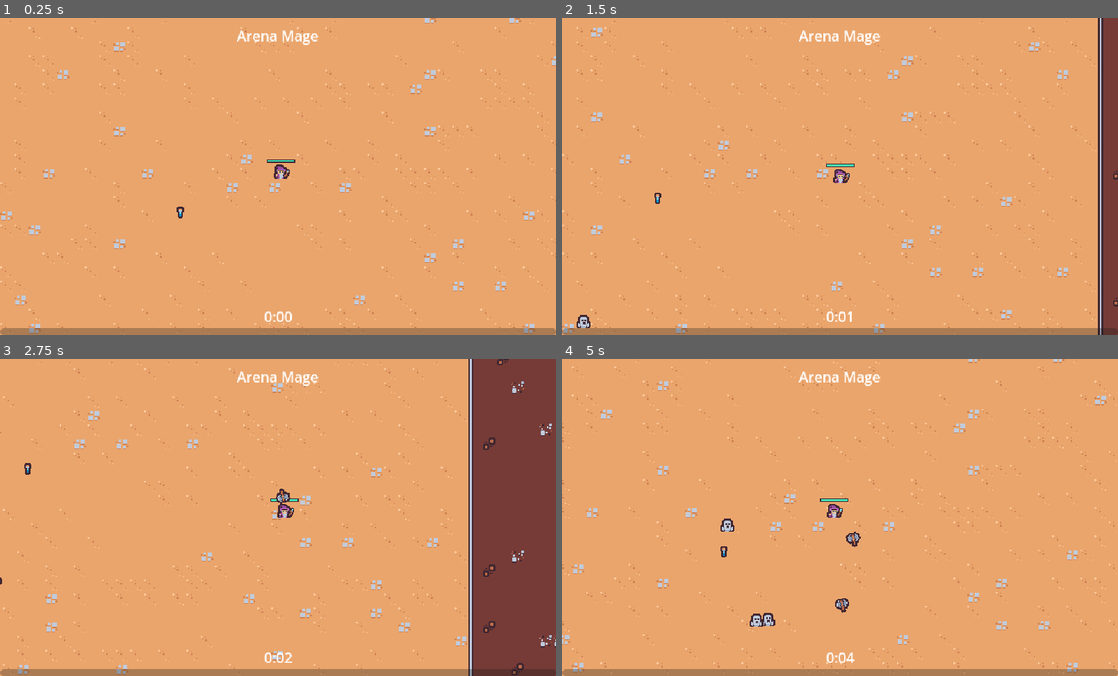
Above: before the commit, frames 1-4 (two rows, left to right).
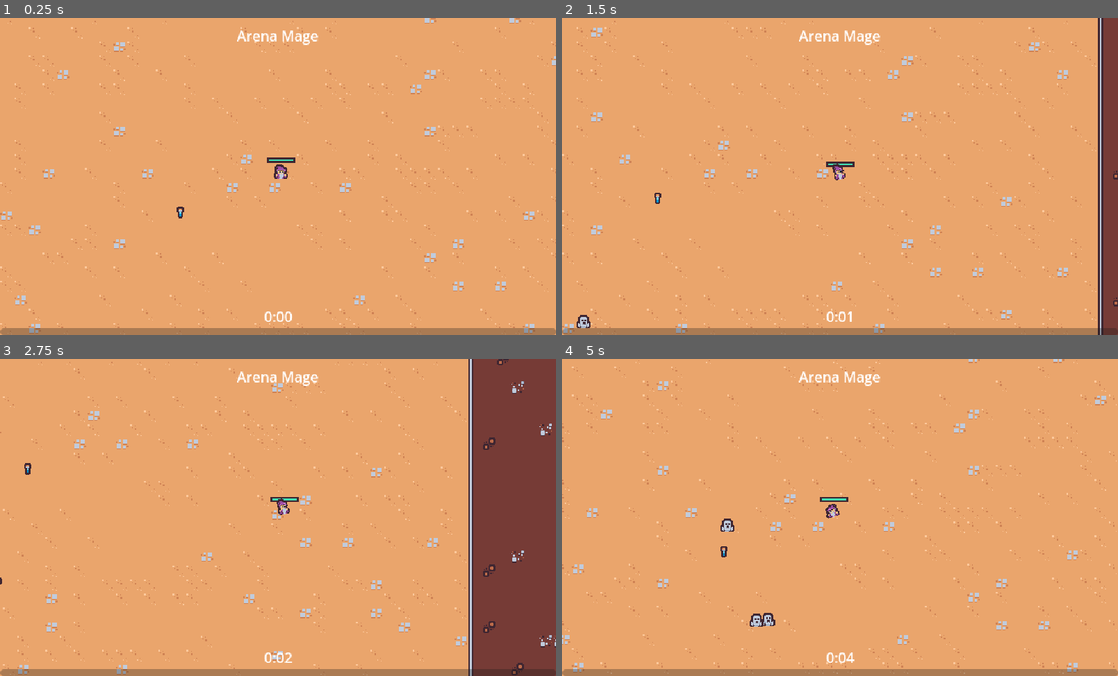
Above: after the commit, the same moments.

Repository: murparreira/vampire-survivors-clone-godot-4
Game: Godot game, scene res://scenes/main/main.tscn
Two runs of this game, one before a commit and one after it. Both use one fixed random seed, a clock stepped at 60 frames per second and the inputs below.
Inputs (mouse positions are in pixels of both pictures, inside the frame that each line leads up to):
- Up to frame 1 (0.25 s): no input
- Up to frame 2 (1.5 s): move the mouse to (962, 160) at 0.52 s; press the mouse at (962, 160) at 0.53 s; hold D (move_right) 0.53-1.28 s; move the mouse to (728, 192) at 1.27 s; release the mouse at (728, 192) at 1.28 s; hold S (move_down) from 1.28 s (still down); click (728, 192) at 1.35 s
- Up to frame 3 (2.75 s): move the mouse to (333, 447) at 2.02 s; release S (move_down) at 2.03 s; press the mouse at (333, 447) at 2.03 s; hold D (move_right) from 2.03 s (still down)
- Up to frame 4 (5 s): move the mouse to (812, 580) at 2.77 s; release D (move_right) at 2.78 s; release the mouse at (812, 580) at 2.78 s; hold W (move_up) 2.78-3.53 s; click (812, 580) at 2.85 s; move the mouse to (1006, 565) at 3.52 s; press the mouse at (1006, 565) at 3.53 s; hold A (move_left) from 3.53 s (still down); move the mouse to (673, 469) at 4.27 s; release the mouse at (673, 469) at 4.28 s; click (673, 469) at 4.35 s

The runs differ from the first frame. In frame 1, less than 0.1% of the frame differs, in the area x 48-54%, y 43-51%; in frame 2, 0.2%; in frame 3, 0.2%; in frame 4, 0.3%, in the area x 46-54%, y 43-81%.

Commit message:
add: axe upgrade

Diff:
--- /dev/null
+++ b/resources/upgrades/ability.gd
@@ -0,0 +1,5 @@
+extends AbilityUpgrade
+
+class_name Ability
+
+@export var ability_controller_scene: PackedScene
--- a/resources/upgrades/abilty_upgrade.gd
+++ b/resources/upgrades/abilty_upgrade.gd
@@ -3,5 +3,7 @@
 class_name AbilityUpgrade
 
 @export var id: String
+@export var max_quantity: int
 @export var name: String
 @export_multiline var description: String
+@export var sprite: Resource
--- /dev/null
+++ b/resources/upgrades/giantaxe.tres
@@ -0,0 +1,14 @@
+[gd_resource type="Resource" script_class="Ability" load_steps=4 format=3 uid="uid://ckg7osuq5kl0o"]
+
+[ext_resource type="Script" path="res://resources/upgrades/ability.gd" id="1_o8a0q"]
+[ext_resource type="PackedScene" uid="uid://cjabx5tn3kb2v" path="res://scenes/abilities/giantaxe_ability_controller/giantaxe_ability_controller.tscn" id="1_vp4md"]
+[ext_resource type="Texture2D" uid="uid://tt2ny8ux8v54" path="res://scenes/abilities/giantaxe_ability/giantaxe.png" id="2_vv23g"]
+
+[resource]
+script = ExtResource("1_o8a0q")
+ability_controller_scene = ExtResource("1_vp4md")
+id = "giantaxe"
+name = "Giantaxe"
+description = "Periodically sends out a spinning axe"
+max_quantity = 2
+sprite = ExtResource("2_vv23g")
--- a/resources/upgrades/giantaxe_power.tres
+++ /dev/null
@@ -1,9 +0,0 @@
-[gd_resource type="Resource" script_class="AbilityUpgrade" load_steps=2 format=3 uid="uid://ckg7osuq5kl0o"]
-
-[ext_resource type="Script" path="res://resources/upgrades/abilty_upgrade.gd" id="1_38mkq"]
-
-[resource]
-script = ExtResource("1_38mkq")
-id = "giantaxe_power"
-name = "Power"
-description = "Increase giant axe attack power by 50%"
--- a/resources/upgrades/longsword_rate.tres
+++ b/resources/upgrades/longsword_rate.tres
@@ -1,9 +1,12 @@
-[gd_resource type="Resource" script_class="AbilityUpgrade" load_steps=2 format=3 uid="uid://komfwpn66pj"]
+[gd_resource type="Resource" script_class="AbilityUpgrade" load_steps=3 format=3 uid="uid://komfwpn66pj"]
 
-[ext_resource type="Script" path="res://resources/upgrades/abilty_upgrade.gd" id="1_ws855"]
+[ext_resource type="Script" path="res://resources/upgrades/abilty_upgrade.gd" id="1_tpu67"]
+[ext_resource type="Texture2D" uid="uid://othdwyisoide" path="res://scenes/abilities/longsword_ability/longsword.png" id="2_cuv6n"]
 
 [resource]
-script = ExtResource("1_ws855")
-id = "longsword_rate"
+script = ExtResource("1_tpu67")
+id = "longsword_quickness"
+max_quantity = 4
 name = "Quickness"
-description = "Increase longsword attack rate by 20%"
+description = "Increase longsword rate by 20%"
+sprite = ExtResource("2_cuv6n")
--- a/scenes/abilities/giantaxe_ability_controller/giantaxe_ability_controller.tscn
+++ b/scenes/abilities/giantaxe_ability_controller/giantaxe_ability_controller.tscn
@@ -8,5 +8,5 @@
 giantaxe_ability = ExtResource("2_tw07v")
 
 [node name="Timer" type="Timer" parent="."]
-wait_time = 2.0
+wait_time = 3.5
 autostart = true
--- a/scenes/game_objects/player/player.gd
+++ b/scenes/game_objects/player/player.gd
@@ -6,6 +6,9 @@
 @onready var damage_interval_timer = $DamageIntervalTimer
 @onready var health_component = $HealthComponent
 @onready var health_bar = $HealthBar
+@onready var abilities = $Abilities
+@onready var animation_player = $AnimationPlayer
+@onready var visuals = $Visuals
 
 var number_colliding_bodies = 0
 
@@ -14,6 +17,7 @@
 	$CollisionArea2D.body_exited.connect(on_body_exited)
 	damage_interval_timer.timeout.connect(on_damage_interval_timer_timeout)
 	health_component.health_changed.connect(on_health_changed)
+	GameEvents.ability_upgrade_added.connect(on_ability_upgrade_added)
 	update_health_display()
 
 func _process(delta):
@@ -22,6 +26,17 @@
 	var target_velocity = direction * MAX_SPEED
 	velocity = velocity.lerp(target_velocity, 1 - exp(-delta * ACCELERATION_SMOOTHING))
 	move_and_slide()
+
+	if movement_vector.x != 0 || movement_vector.y != 0:
+		animation_player.play("walk")
+	else:
+		animation_player.play("RESET")
+
+	var move_sign = sign(movement_vector.x)
+	if move_sign == 0:
+		visuals.scale = Vector2.ONE
+	else:
+		visuals.scale = Vector2(move_sign, 1)
 
 func get_movement_vector():
 	var x_movement = Input.get_action_strength("move_right") - Input.get_action_strength("move_left")
@@ -51,3 +66,8 @@
 
 func on_health_changed():
 	update_health_display()
+
+func on_ability_upgrade_added(ability_upgrade: AbilityUpgrade, current_upgrades: Dictionary):
+	if not ability_upgrade is Ability:
+		return
+	abilities.add_child(ability_upgrade.ability_controller_scene.instantiate())
--- a/scenes/game_objects/player/player.tscn
+++ b/scenes/game_objects/player/player.tscn
@@ -1,21 +1,105 @@
-[gd_scene load_steps=12 format=3 uid="uid://bklf8put7tnro"]
+[gd_scene load_steps=13 format=3 uid="uid://bklf8put7tnro"]
 
 [ext_resource type="Script" path="res://scenes/game_objects/player/player.gd" id="1_3wfjf"]
 [ext_resource type="Texture2D" uid="uid://dxremcji48prn" path="res://scenes/game_objects/player/player.png" id="2_8b4pu"]
 [ext_resource type="PackedScene" uid="uid://dx7h4muent7rr" path="res://scenes/abilities/longsword_ability_controller/longsword_ability_controller.tscn" id="2_gwm1d"]
 [ext_resource type="PackedScene" uid="uid://dvdfe8d2x17yl" path="res://scenes/components/health_component.tscn" id="3_k08ic"]
-[ext_resource type="PackedScene" uid="uid://cjabx5tn3kb2v" path="res://scenes/abilities/giantaxe_ability_controller/giantaxe_ability_controller.tscn" id="3_roup0"]
-[ext_resource type="Texture2D" uid="uid://cmdkn3modo5ww" path="res://scenes/game_objects/player/player_rod.png" id="4_8ei3c"]
+
+[sub_resource type="Animation" id="Animation_lrkkp"]
+resource_name = "walk"
+length = 0.4
+loop_mode = 1
+tracks/0/type = "value"
+tracks/0/imported = false
+tracks/0/enabled = true
+tracks/0/path = NodePath("Visuals/Sprite2D:position")
+tracks/0/interp = 2
+tracks/0/loop_wrap = true
+tracks/0/keys = {
+"times": PackedFloat32Array(0, 0.1, 0.3),
+"transitions": PackedFloat32Array(1, 1, 1),
+"update": 0,
+"values": [Vector2(0, 0), Vector2(0, -5), Vector2(0, 0)]
+}
+tracks/1/type = "value"
+tracks/1/imported = false
+tracks/1/enabled = true
+tracks/1/path = NodePath("Visuals/Sprite2D:rotation")
+tracks/1/interp = 2
+tracks/1/loop_wrap = true
+tracks/1/keys = {
+"times": PackedFloat32Array(0, 0.1, 0.2, 0.4),
+"transitions": PackedFloat32Array(1, 1, 1, 1),
+"update": 0,
+"values": [0.0, -0.261799, 0.261799, 0.0]
+}
+tracks/2/type = "value"
+tracks/2/imported = false
+tracks/2/enabled = true
+tracks/2/path = NodePath("Visuals/Sprite2D:scale")
+tracks/2/interp = 2
+tracks/2/loop_wrap = true
+tracks/2/keys = {
+"times": PackedFloat32Array(0, 0.1, 0.3, 0.4),
+"transitions": PackedFloat32Array(0.812252, 2.82843, 2.82843, 1),
+"update": 0,
+"values": [Vector2(1, 1), Vector2(0.8, 1.1), Vector2(1.2, 0.7), Vector2(1, 1)]
+}
+
+[sub_resource type="Animation" id="Animation_yel21"]
+length = 0.001
+tracks/0/type = "value"
+tracks/0/imported = false
+tracks/0/enabled = true
+tracks/0/path = NodePath("Visuals/Sprite2D:position")
+tracks/0/interp = 1
+tracks/0/loop_wrap = true
+tracks/0/keys = {
+"times": PackedFloat32Array(0),
+"transitions": PackedFloat32Array(1),
+"update": 0,
+"values": [Vector2(0, 0)]
+}
+tracks/1/type = "value"
+tracks/1/imported = false
+tracks/1/enabled = true
+tracks/1/path = NodePath("Visuals/Sprite2D:rotation")
+tracks/1/interp = 1
+tracks/1/loop_wrap = true
+tracks/1/keys = {
+"times": PackedFloat32Array(0),
+"transitions": PackedFloat32Array(1),
+"update": 0,
+"values": [0.0]
+}
+tracks/2/type = "value"
+tracks/2/imported = false
+tracks/2/enabled = true
+tracks/2/path = NodePath("Visuals/Sprite2D:scale")
+tracks/2/interp = 1
+tracks/2/loop_wrap = true
+tracks/2/keys = {
+"times": PackedFloat32Array(0),
+"transitions": PackedFloat32Array(1),
+"update": 0,
+"values": [Vector2(1, 1)]
+}
+
+[sub_resource type="AnimationLibrary" id="AnimationLibrary_h3n3x"]
+_data = {
+"RESET": SubResource("Animation_yel21"),
+"walk": SubResource("Animation_lrkkp")
+}
 
 [sub_resource type="StyleBoxFlat" id="StyleBoxFlat_drx7k"]
 bg_color = Color(0.247059, 0.14902, 0.192157, 1)
 
 [sub_resource type="StyleBoxFlat" id="StyleBoxFlat_42w37"]
 bg_color = Color(0.262745, 0.882353, 0.701961, 1)
-border_width_left = 1
-border_width_top = 1
-border_width_right = 1
-border_width_bottom = 1
+border_width_left = 2
+border_width_top = 2
+border_width_right = 2
+border_width_bottom = 2
 border_color = Color(0.247059, 0.14902, 0.192157, 1)
 
 [sub_resource type="CircleShape2D" id="CircleShape2D_iod47"]
@@ -33,11 +117,14 @@
 motion_mode = 1
 script = ExtResource("1_3wfjf")
 
-[node name="AbilityManager" type="Node" parent="."]
+[node name="AnimationPlayer" type="AnimationPlayer" parent="."]
+libraries = {
+"": SubResource("AnimationLibrary_h3n3x")
+}
 
-[node name="LongswordAbilityController" parent="AbilityManager" instance=ExtResource("2_gwm1d")]
+[node name="Abilities" type="Node" parent="."]
 
-[node name="GiantaxeAbilityController" parent="AbilityManager" instance=ExtResource("3_roup0")]
+[node name="LongswordAbilityController" parent="Abilities" instance=ExtResource("2_gwm1d")]
 
 [node name="HealthComponent" parent="." instance=ExtResource("3_k08ic")]
 
@@ -46,9 +133,9 @@
 one_shot = true
 
 [node name="HealthBar" type="ProgressBar" parent="."]
-custom_minimum_size = Vector2(32, 4)
+custom_minimum_size = Vector2(24, 6)
 offset_left = -16.0
-offset_top = -22.0
+offset_top = -24.0
 offset_right = 16.0
 offset_bottom = -18.0
 pivot_offset = Vector2(16, 2)
@@ -77,17 +164,11 @@
 position = Vector2(0, -7)
 shape = SubResource("CircleShape2D_yry5k")
 
-[node name="Sprite2D" type="Sprite2D" parent="."]
+[node name="Visuals" type="Node2D" parent="."]
+
+[node name="Sprite2D" type="Sprite2D" parent="Visuals"]
 texture = ExtResource("2_8b4pu")
 offset = Vector2(0, -8)
-
-[node name="WeaponSprite" type="Sprite2D" parent="."]
-z_index = 1
-position = Vector2(5, -7)
-rotation = 0.434587
-scale = Vector2(0.7, 0.7)
-texture = ExtResource("4_8ei3c")
-offset = Vector2(3, 0)
 
 [node name="CollisionShape2D" type="CollisionShape2D" parent="."]
 visible = false
--- a/scenes/managers/upgrade_manager.gd
+++ b/scenes/managers/upgrade_manager.gd
@@ -9,16 +9,7 @@
 func _ready():
 	experience_manager.level_up.connect(on_level_up)
 
-func on_level_up(current_level: int):
-	var chosen_upgrade = upgrades_pool.pick_random() as AbilityUpgrade
-	if chosen_upgrade == null:
-		return
-	var upgrade_screen_instance = upgrade_screen_scene.instantiate() as UpgradeScreen
-	add_child(upgrade_screen_instance)
-	upgrade_screen_instance.set_ability_upgrades([chosen_upgrade])
-	upgrade_screen_instance.upgrade_selected.connect(on_upgrade_selected)
-
-func apply_upgrade(upgrade: AbilityUpgrade):
+func apply_upgrade(upgrade: ):
 	var has_upgrade = current_upgrades.has(upgrade.id)
 	if !has_upgrade:
 		current_upgrades[upgrade.id] = {
@@ -28,7 +19,32 @@
 	else:
 		current_upgrades[upgrade.id]["quantity"] +=  1
 	print(current_upgrades)
+
+	if upgrade.max_quantity > 0:
+		var current_quantity = current_upgrades[upgrade.id]["quantity"]
+		if current_quantity == upgrade.max_quantity:
+			upgrades_pool = upgrades_pool.filter(func (poll_upgrade): return poll_upgrade.id != upgrade.id)
+
 	GameEvents.emit_ability_upgrade_added(upgrade, current_upgrades)
+
+func pick_upgrades():
+	var chosen_upgrades: Array[AbilityUpgrade] = []
+	var filtered_upgrades = upgrades_pool.duplicate()
+	for i in 2:
+		if filtered_upgrades.size() == 0:
+			break
+		var chosen_upgrade = filtered_upgrades.pick_random() as AbilityUpgrade
+		chosen_upgrades.append(chosen_upgrade)
+		filtered_upgrades = filtered_upgrades.filter(func (upgrade): return upgrade.id != chosen_upgrade.id)
+
+	return chosen_upgrades
+
+func on_level_up(current_level: int):
+	var upgrade_screen_instance = upgrade_screen_scene.instantiate() as UpgradeScreen
+	add_child(upgrade_screen_instance)
+	var chosen_upgrades = pick_upgrades()
+	upgrade_screen_instance.set_ability_upgrades(chosen_upgrades)
+	upgrade_screen_instance.upgrade_selected.connect(on_upgrade_selected)
 
 func on_upgrade_selected(upgrade: AbilityUpgrade):
 	apply_upgrade(upgrade)
--- a/scenes/managers/upgrade_manager.tscn
+++ b/scenes/managers/upgrade_manager.tscn
@@ -1,10 +1,11 @@
-[gd_scene load_steps=4 format=3 uid="uid://bawap5tgrq4un"]
+[gd_scene load_steps=5 format=3 uid="uid://bawap5tgrq4un"]
 
 [ext_resource type="Script" path="res://scenes/managers/upgrade_manager.gd" id="1_igj18"]
 [ext_resource type="Resource" uid="uid://komfwpn66pj" path="res://resources/upgrades/longsword_rate.tres" id="2_6r7ra"]
+[ext_resource type="Resource" uid="uid://ckg7osuq5kl0o" path="res://resources/upgrades/giantaxe.tres" id="3_ox6ye"]
 [ext_resource type="PackedScene" uid="uid://wqqroqp0ol0r" path="res://scenes/ui/upgrade_screen.tscn" id="3_r23in"]
 
 [node name="UpgradeManager" type="Node"]
 script = ExtResource("1_igj18")
-upgrades_pool = Array[Resource("res://resources/upgrades/abilty_upgrade.gd")]([ExtResource("2_6r7ra")])
+upgrades_pool = Array[Resource("res://resources/upgrades/abilty_upgrade.gd")]([ExtResource("2_6r7ra"), ExtResource("3_ox6ye")])
 upgrade_screen_scene = ExtResource("3_r23in")
--- a/scenes/ui/ability_upgrade_card.gd
+++ b/scenes/ui/ability_upgrade_card.gd
@@ -4,6 +4,7 @@
 
 @onready var name_label: Label = $%NameLabel
 @onready var description_label: Label = $%DescriptionLabel
+@onready var sprite: Sprite2D = $%Sprite2D
 
 func _ready():
 	gui_input.connect(on_gui_input)
@@ -11,6 +12,7 @@
 func set_ability_upgrade_data(upgrade: AbilityUpgrade):
 	name_label.text = upgrade.name
 	description_label.text = upgrade.description
+	sprite.texture = upgrade.sprite
 
 func on_gui_input(event: InputEvent):
 	if event.is_action_pressed("left_click"):
--- a/scenes/ui/ability_upgrade_card.tscn
+++ b/scenes/ui/ability_upgrade_card.tscn
@@ -1,7 +1,6 @@
-[gd_scene load_steps=5 format=3 uid="uid://dycrbn4mr3aco"]
+[gd_scene load_steps=4 format=3 uid="uid://dycrbn4mr3aco"]
 
 [ext_resource type="Script" path="res://scenes/ui/ability_upgrade_card.gd" id="1_btsk5"]
-[ext_resource type="Texture2D" uid="uid://othdwyisoide" path="res://scenes/abilities/longsword_ability/longsword.png" id="2_448rm"]
 
 [sub_resource type="StyleBoxFlat" id="StyleBoxFlat_e7da3"]
 bg_color = Color(0.229703, 0.0830232, 0.0278184, 1)
@@ -10,6 +9,10 @@
 border_width_right = 4
 border_width_bottom = 4
 border_color = Color(0, 0, 0, 1)
+corner_radius_top_left = 10
+corner_radius_top_right = 10
+corner_radius_bottom_right = 10
+corner_radius_bottom_left = 10
 
 [sub_resource type="StyleBoxLine" id="StyleBoxLine_tckoc"]
 
@@ -38,10 +41,6 @@
 layout_mode = 2
 theme_override_styles/separator = SubResource("StyleBoxLine_tckoc")
 
-[node name="HSeparator2" type="HSeparator" parent="MarginContainer/VBoxContainer"]
-layout_mode = 2
-theme_override_styles/separator = SubResource("StyleBoxLine_tckoc")
-
 [node name="DescriptionLabel" type="Label" parent="MarginContainer/VBoxContainer"]
 unique_name_in_owner = true
 custom_minimum_size = Vector2(120, 100)
@@ -51,7 +50,7 @@
 autowrap_mode = 2
 
 [node name="Sprite2D" type="Sprite2D" parent="MarginContainer/VBoxContainer"]
+unique_name_in_owner = true
 position = Vector2(57, 111)
 rotation = -0.523599
 scale = Vector2(3, 3)
-texture = ExtResource("2_448rm")
